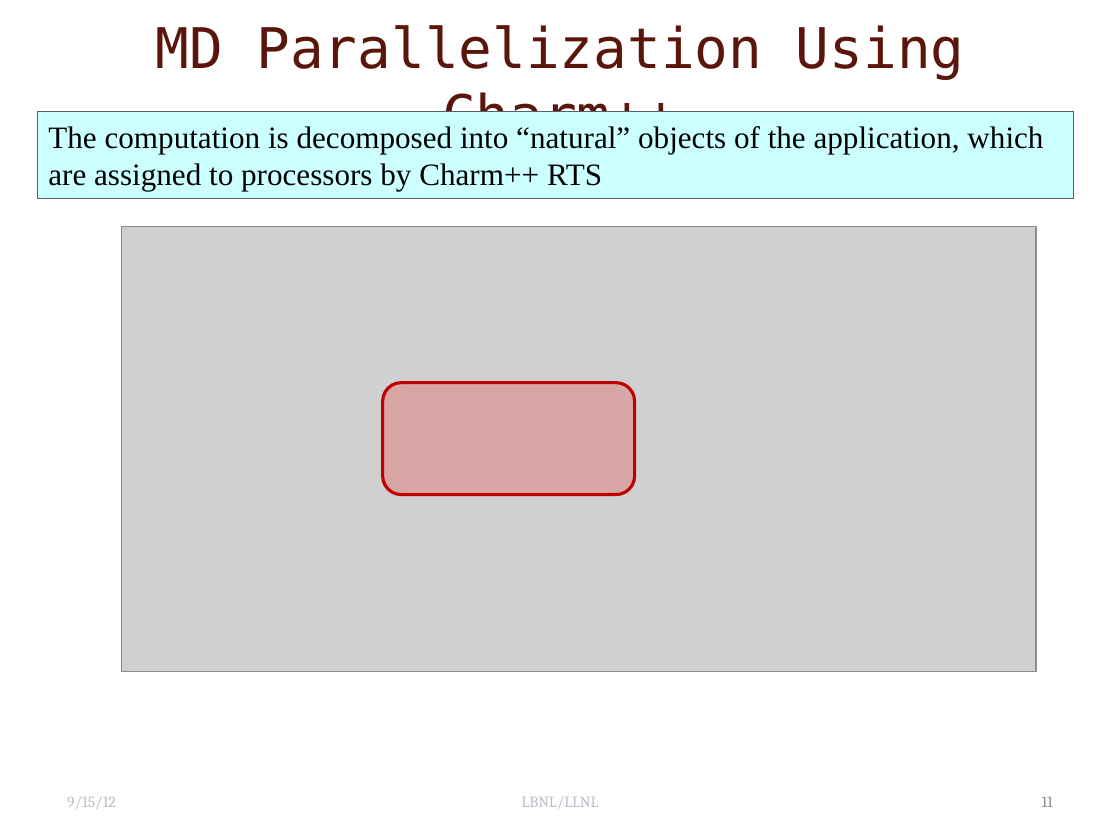
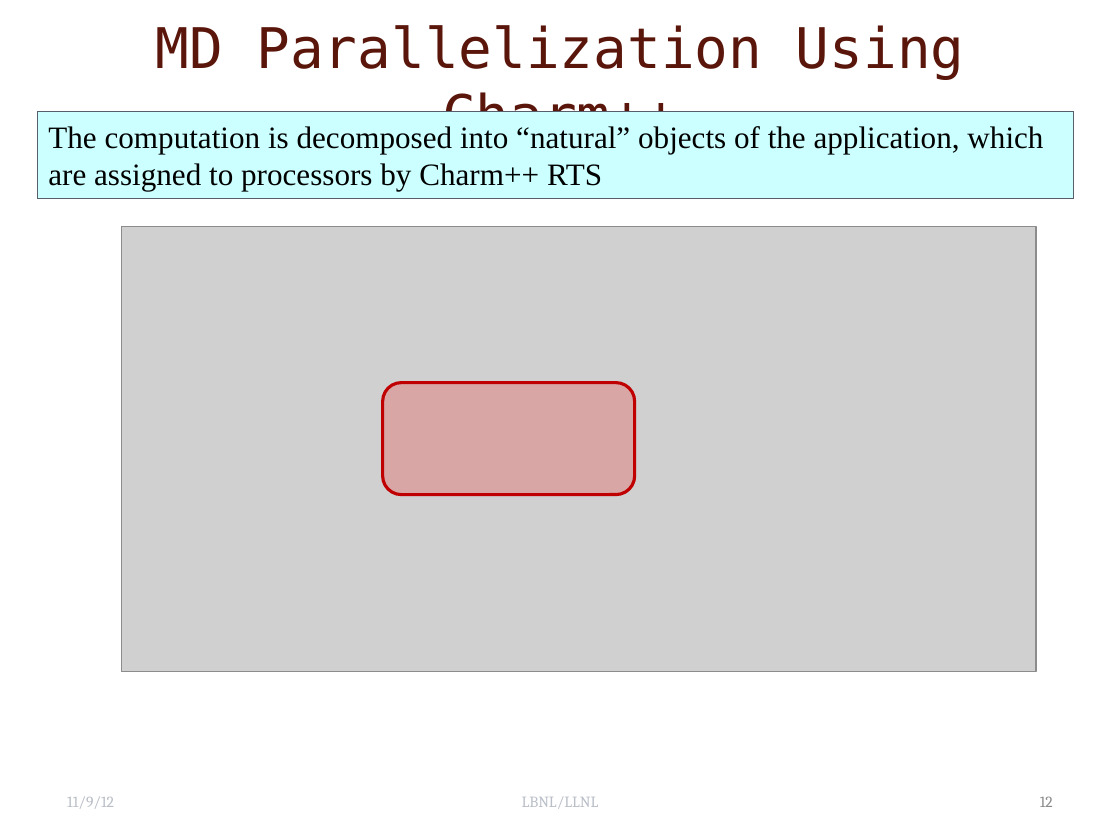
Before and after one commit to UIUC-PPL/charm_tutorial, a slide deck: slide 12 of executionModelandBenefits.pptx (slide 11 before the commit). Drawn at 1120x840 pixels with LibreOffice and Linux fonts; fonts in the diff are those of the drawing; grey boxes stand for pictures; background and template pictures are left out. Boxes give left, top, right and bottom in pixels: in the first picture for what was removed or moved away, otherwise in the second. Text is boxed around its words. In the diff, an @@ line names an element or a change of style, - is before the commit and + after.

```diff
--- a/executionModelandBenefits.pptx
+++ b/executionModelandBenefits.pptx
@@ text at [67, 796, 114, 808]: text changed @@
-9/15/12
+11/9/12
@@ page number at [1040, 796, 1053, 807]: text changed @@
-11
+12
```
Also in this commit, not shown: 14 other slides changed, 1 slide added, 18 other files.
